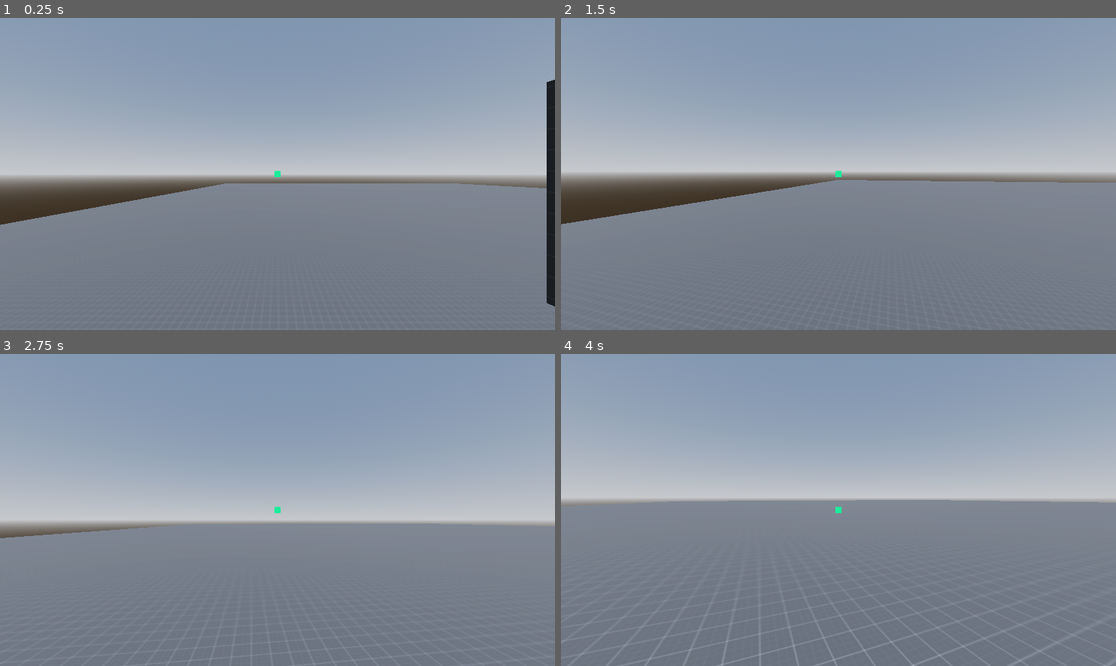
Above: before the commit, frames 1-4 (two rows, left to right).
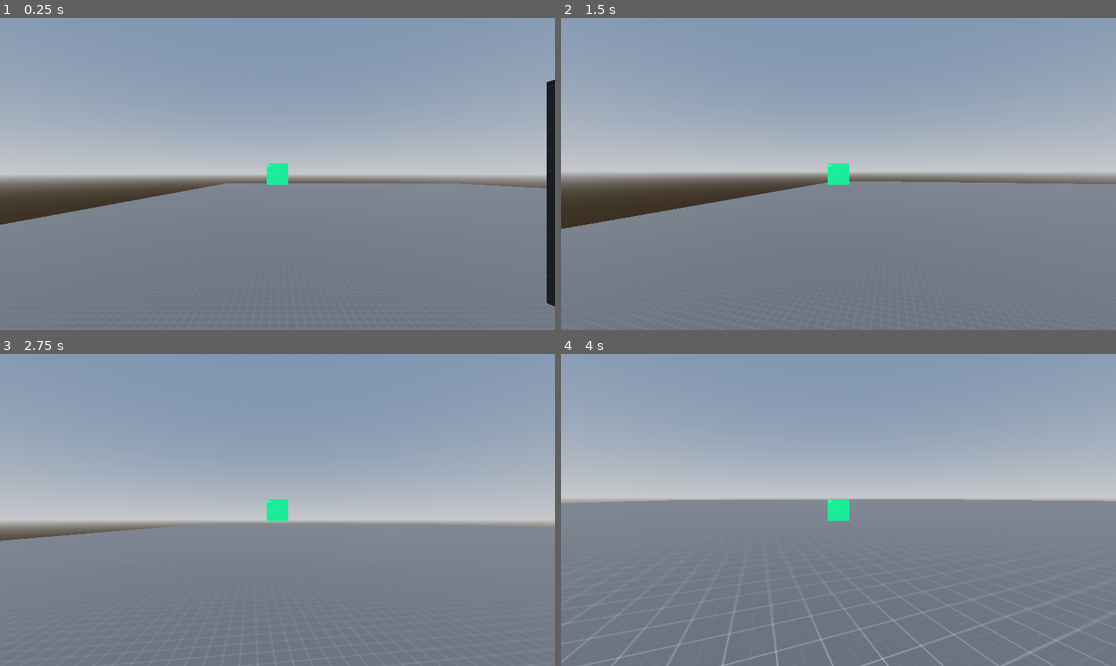
Above: after the commit, the same moments.

Repository: LDNSL/game123
Game: Godot game, scene res://bbbruh/Level1st.tscn
Two runs of this game, one before a commit and one after it. Both use one fixed random seed, a clock stepped at 60 frames per second and the inputs below. The project has no main scene, so this scene is started directly.
Inputs (mouse positions are in pixels of both pictures, inside the frame that each line leads up to):
- Up to frame 1 (0.25 s): no input
- Up to frame 2 (1.5 s): tap Enter (ui_accept) at 0.5 s; move the mouse to (866, 174) at 0.52 s; hold Middle mouse button (dash) 0.53-1.28 s; hold W (move_forward) from 0.53 s (still down); tap Space (jump) at 0.77 s; move the mouse to (810, 174) at 1.27 s; tap Ctrl (crouch) at 1.35 s
- Up to frame 3 (2.75 s): keep holding W (move_forward); tap Space (jump) at 1.52 s; tap Middle mouse button (dash) at 1.55 s; move the mouse to (288, 503) at 2.02 s; hold Middle mouse button (dash) from 2.03 s (still down)
- Up to frame 4 (4 s): keep holding W (move_forward); move the mouse to (832, 516) at 2.77 s; release Middle mouse button (dash) at 2.78 s; tap Alt (freelook) at 2.85 s; tap Space (jump) at 3.02, 3.77 s; tap Middle mouse button (dash) at 3.05, 3.8 s; move the mouse to (877, 513) at 3.52 s; hold Shift (sprint) from 3.53 s (still down)

The runs differ from the first frame. In frame 1, 0.2% of the frame differs, in the area x 48-52%, y 46-54%; in frame 2, 0.9%; in frame 3, 0.4%; in frame 4, 1.2%, in the area x 0-100%, y 46-100%.

Commit message:
added a directional dash
dash is based on keyboard movement

Diff:
--- a/bbbruh/character_body_3d.tscn
+++ b/bbbruh/character_body_3d.tscn
@@ -213,9 +213,10 @@
 [node name="eyes" type="Node3D" parent="neck/head"]
 
 [node name="Camera3D" type="Camera3D" parent="neck/head/eyes"]
+current = true
 
 [node name="Sprite3D" type="Sprite3D" parent="neck/head/eyes/Camera3D"]
-transform = Transform3D(0.01, -9.74978e-12, 1.11759e-10, 9.74978e-12, 0.01, 1.11022e-18, -1.11759e-10, -1.00126e-18, 0.01, 0, 0, -3.38137)
+transform = Transform3D(0.01, -9.74978e-12, 1.11759e-10, 9.74978e-12, 0.01, 1.11022e-18, -1.11759e-10, -1.00126e-18, 0.01, 0, 0, -0.956492)
 texture = ExtResource("2_8sato")
 
 [node name="camera cnimations" type="AnimationPlayer" parent="neck/head/eyes"]
--- a/stuff idrk/newscript.gd
+++ b/stuff idrk/newscript.gd
@@ -70,14 +70,14 @@
 var doublejump_cooldown = false
 
 #dashing
-@onready var crosshair = $neck/head/eyes/Camera3D/Sprite3D
 var dash_cooldown = 0
 var dash_velocity_multi = 100
 var dash_vector = Vector2.ZERO
 var dash_direction = Vector3.ZERO
-var dash_speed = 40
+var dash_speed = 400
 var aim_vector = 0
-var dash_cooldown_countdown = 1
+var dash_cooldown_countdown = 0.1
+@onready var crosshair = $neck/head/eyes/Camera3D/Sprite3D
 
 #sliding
 var slide_timer = 0.0
@@ -117,14 +117,6 @@
 		else:
 			camera_lcok = true
 			Input.set_mouse_mode(Input.MOUSE_MODE_CAPTURED)
-	if Input.is_action_pressed("dash") and dash_cooldown <= 0:
-		print("dash")
-		aim_vector = (crosshair.global_transform.origin - player_camera.global_transform.origin).normalized()
-		extra_velocity += aim_vector * dash_speed
-		dashing = true
-		dash_cooldown = 3
-	else:
-		dash_cooldown += -dash_cooldown_countdown
 	#state type movement
 	#crouching
 	if Input.is_action_pressed("crouch") and is_on_floor() == false:
@@ -162,6 +154,14 @@
 			walking = true
 			sprinting = false
 			crouching = false
+	# handles dash
+	if Input.is_action_pressed("dash") and dash_cooldown <= 0:
+		dashing = true
+		dash_cooldown = 3
+		print("dash")
+	elif  dash_cooldown > 0:
+		print("cooldown")
+		dash_cooldown += -2 * delta
 	#handles free looking
 	if Input.is_action_pressed("freelook") or sliding: # or wall_running:
 		free_looking = true
@@ -258,7 +258,7 @@
 			camera_cnimations.play("landing_animation")
 	# Get the input direction and handle the movement/deceleration.
 	if is_on_floor():
-		direction = lerp(direction,(transform.basis * Vector3(input_dir.x, 0, input_dir.y)).normalized(),delta*lerp_speed)
+		direction = lerp(direction,(transform.basis * Vector3(input_dir.x,0.0, input_dir.y)).normalized(),delta*lerp_speed)
 	else:
 		if input_dir != Vector2.ZERO:
 			direction = lerp(direction,(transform.basis * Vector3(input_dir.x, 0, input_dir.y)).normalized(),delta*air_lerp_speed)
@@ -266,13 +266,16 @@
 		direction = (transform.basis * Vector3(slide_vector.x,0.0,slide_vector.y)).normalized()
 		SPEED = (slide_timer + 0.1) * slide_speed
 		velocity.z = direction.z * (slide_timer + 0.1) * slide_speed
-	if dashing:
-		velocity += extra_velocity
-		extra_velocity = Vector3.ZERO
-		dashing = false
 	if wall_running:
 		direction = (transform.basis * Vector3(0,0.0,-1)).normalized() #place holder
 		last_velocity = SPEED
+	if dashing:
+		velocity.y = 0
+		direction = (transform.basis * Vector3(input_dir.x,0.0, input_dir.y)).normalized()
+		if direction == Vector3.ZERO:
+			direction = (transform.basis * Vector3(0,0.0,-1)).normalized()
+		velocity = direction * dash_speed
+		dashing = false
 	if direction:
 		velocity.x = direction.x * SPEED
 		velocity.z = direction.z * SPEED
